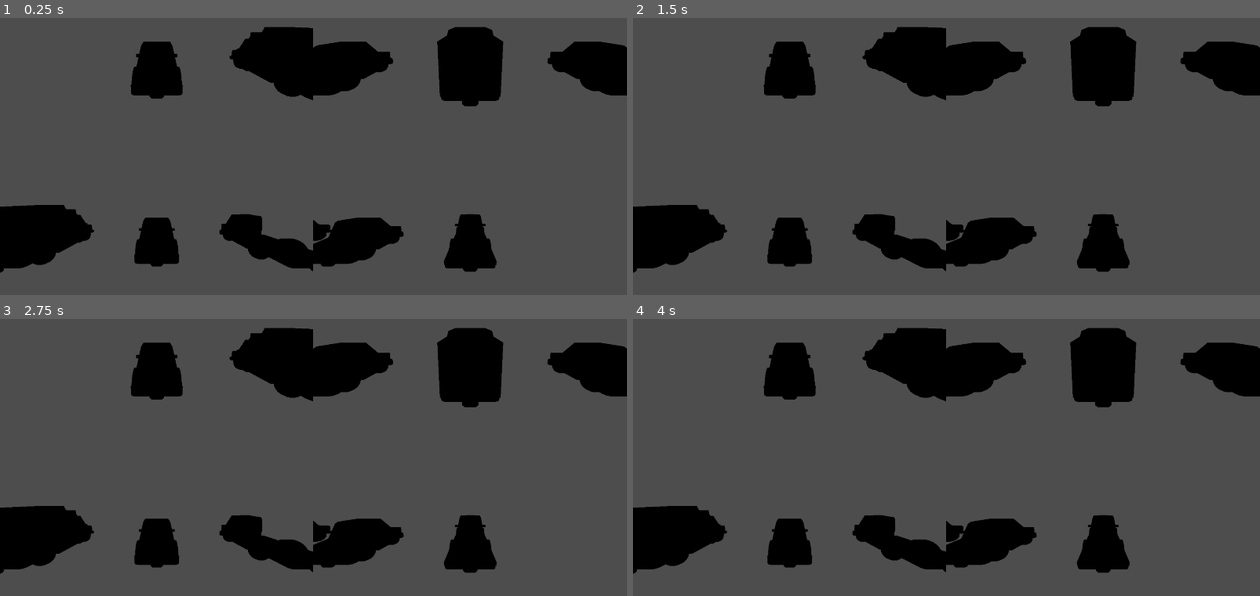
Above: before the commit, frames 1-4 (two rows, left to right).
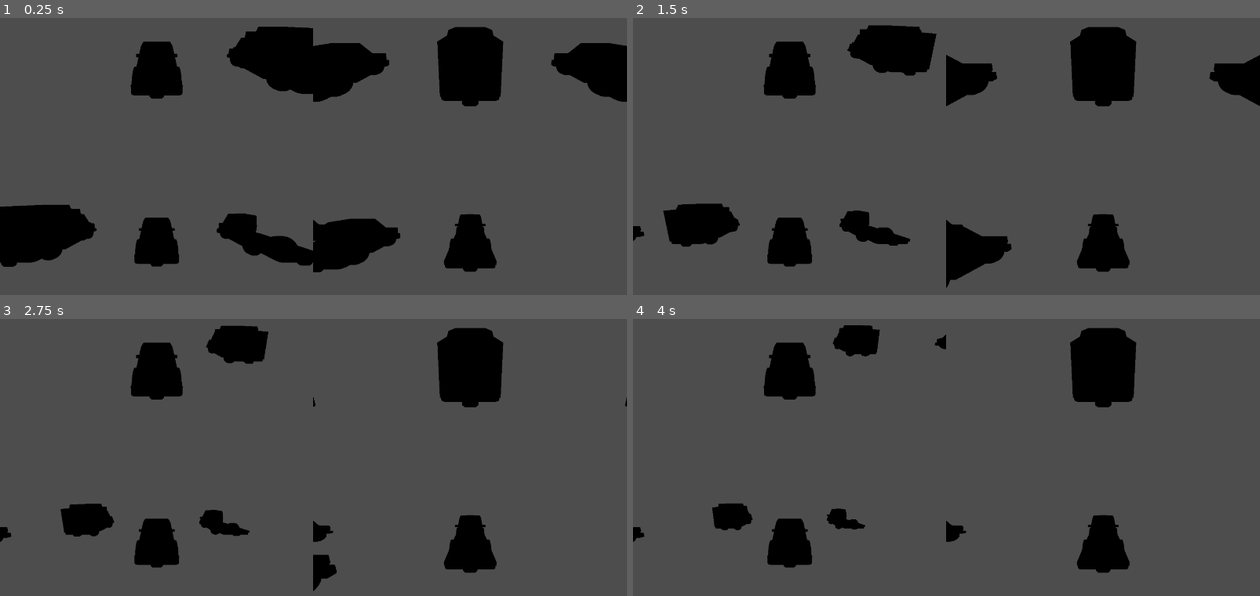
Above: after the commit, the same moments.

Repository: ethanbaedke/Race-Down-Roosevelt
Game: Godot game, scene res://race/race.tscn
The game is run twice, just before and just after one commit, with the same random seed, the same clock (stepped at 60 frames per second) and the same inputs.
Inputs:
- Up to frame 1 (0.25 s): no input
- Up to frame 2 (1.5 s): no input
- Up to frame 3 (2.75 s): no input
- Up to frame 4 (4 s): no input

The runs differ from the first frame. In frame 1, 1.6% of the frame differs, in the area x 0-100%, y 3-93%; in frame 2, 7.7%; in frame 3, 12%; in frame 4, 13%, in the area x 0-100%, y 2-93%.

Commit message:
Moving racer vehicles based on speed.

Diff:
--- a/race-down-roosevelt/autoloads/rdr_logger.gd
+++ b/race-down-roosevelt/autoloads/rdr_logger.gd
@@ -15,6 +15,13 @@
 	var prefix:String = _get_prefix(source)
 	print_rich("[color=SALMON]" + prefix + " " + contents + "[/color]")
 
+# A fatal log will crash the game.
+func fatal(source:Object, contents:String) -> void:
+
+	var prefix:String = _get_prefix(source)
+	print_rich("[color=FUCHSIA]" + prefix + " " + contents + "[/color]")
+	get_tree().quit(1)
+
 func _get_prefix(source:Object) -> String:
 
 	var script_type:String = source.get_script().get_global_name()
--- a/race-down-roosevelt/race/race.gd
+++ b/race-down-roosevelt/race/race.gd
@@ -1,4 +1,42 @@
 class_name Race extends Node3D
+
+var _racer_vehicles:Array[RacerVehicle] = []
+
+# Returns all racer vehicles in order of 1st place -> 4th place.
+func get_racer_order() -> Array[RacerVehicle]:
+
+	var _ordered_vehicles:Array[RacerVehicle] = _racer_vehicles.duplicate()
+	_ordered_vehicles.sort_custom(func(v1:RacerVehicle, v2:RacerVehicle) -> bool:
+		return v1.position.z > v2.position.z)
+	return _ordered_vehicles
+
+# Expects at least one racer vehicle to exist.
+func _move_racers(delta:float) -> void:
+
+	if (_racer_vehicles.size() == 0):
+		RdrLogger.fatal(self, _move_racers.get_method() + " expects at least one racer vehicle to exist.")
+
+	# Have each racer vehicle calculate its speed and move them accordingly.
+	for vehicle:RacerVehicle in _racer_vehicles:
+		var speed:float = vehicle.calculate_speed()
+		vehicle.position.z += speed * delta
+
+	# Move all racers and world back to keep racers centered around z=0.
+	var order:Array[RacerVehicle] = get_racer_order()
+	var to_move_back:float = order[0].position.z
+	if (order.size() > 1):
+		var z_first:float = order[0].position.z
+		var z_last:float = order[order.size() - 1].position.z
+		var diff:float = z_first - z_last
+		to_move_back = z_last + (diff * 0.5)
+	for vehicle:RacerVehicle in _racer_vehicles:
+		vehicle.position.z -= to_move_back
+
+	# Debugging
+	for vehicle:RacerVehicle in order:
+		RdrLogger.log(self, vehicle.racer.name + " z-pos: " + str(vehicle.position.z))
+
+#region Race Setup
 
 const CAMERA_CONTROLLER_POSITION:Vector3 = Vector3(0.0, 2.0, -4.0)
 const CAMERA_CONTROLLER_ROTATION:Vector3 = Vector3(deg_to_rad(-10.0), deg_to_rad(180.0), 0.0)
@@ -34,8 +72,6 @@
 @onready var _p3_cam_4p:Camera3D = $ViewportSetup4p/SplitContainer/SplitContainerBottom/P3SubViewportContainer/SubViewport/P3Cam4p
 @onready var _p4_cam_4p:Camera3D = $ViewportSetup4p/SplitContainer/SplitContainerBottom/P4SubViewportContainer/SubViewport/P4Cam4p
 
-var _racer_vehicles:Array[RacerVehicle] = []
-
 func setup_race() -> void:
 
 	RdrLogger.log(self, "Setting up race.")
@@ -59,8 +95,7 @@
 		player_vehicles.append(vehicle)
 
 	if (player_vehicles.size() == 0):
-		RdrLogger.error(self, _setup_player_viewports.get_method() + " expects at least one racer to be player controlled.")
-		get_tree().quit(1)
+		RdrLogger.fatal(self, _setup_player_viewports.get_method() + " expects at least one racer to be player controlled.")
 
 	# Enable viewport setup that corresponds to the number of players and store sub-viewports that should be used.
 	var cameras:Array[Camera3D] = []
@@ -84,8 +119,7 @@
 			cameras.append(_p3_cam_4p)
 			cameras.append(_p4_cam_4p)
 		_:
-			RdrLogger.error(self, _setup_player_viewports.get_method() + " expects 1-4 racer vehicles to exist.")
-			get_tree().quit(1)
+			RdrLogger.fatal(self, _setup_player_viewports.get_method() + " expects 1-4 racer vehicles to exist.")
 
 	# Attach cameras to all sub-viewports and associated camera controllers to all player controlled vehicles.
 	for i:int in range(player_vehicles.size()):
@@ -101,6 +135,11 @@
 func _spawn_racer_vehicles() -> void:
 
 	RdrLogger.log(self, "Spawning racer vehicles.")
+
+	if (!race_parameters.validate_parameters()):
+		RdrLogger.fatal(self, _spawn_racer_vehicles.get_method() + " expects race parameters to be valid.")
+	if (_racer_vehicle_spawn_points.size() != 4):
+		RdrLogger.fatal(self, _spawn_racer_vehicles.get_method() + " expects four vehicle spawn points to exist.")
 
 	for i:int in range(4):
 		if (race_parameters.racer_objects[i] == null):
@@ -158,7 +197,13 @@
 
 	RdrLogger.log(self, "Race parameter validation finished.")
 
+#endregion
+
 func _ready() -> void:
 
 	# NOTE: This is temporary. Should be called by whoever creates the race.
 	setup_race()
+
+func _process(delta: float) -> void:
+
+	_move_racers(delta)
--- a/race-down-roosevelt/race/race.tscn
+++ b/race-down-roosevelt/race/race.tscn
@@ -70,7 +70,7 @@
 
 [node name="SubViewport" type="SubViewport" parent="ViewportSetup2p/SplitContainer/P1SubViewportContainer" unique_id=1124966520]
 handle_input_locally = false
-size = Vector2i(1920, 540)
+size = Vector2i(2, 2)
 render_target_update_mode = 0
 
 [node name="P1Cam2p" type="Camera3D" parent="ViewportSetup2p/SplitContainer/P1SubViewportContainer/SubViewport" unique_id=1614703854]
@@ -82,7 +82,7 @@
 
 [node name="SubViewport" type="SubViewport" parent="ViewportSetup2p/SplitContainer/P2SubViewportContainer" unique_id=2138917841]
 handle_input_locally = false
-size = Vector2i(1920, 540)
+size = Vector2i(2, 2)
 render_target_update_mode = 0
 
 [node name="P2Cam2p" type="Camera3D" parent="ViewportSetup2p/SplitContainer/P2SubViewportContainer/SubViewport" unique_id=950310841]
@@ -113,7 +113,7 @@
 
 [node name="SubViewport" type="SubViewport" parent="ViewportSetup3p/SplitContainer/P1SubViewportContainer" unique_id=1933646717]
 handle_input_locally = false
-size = Vector2i(1920, 540)
+size = Vector2i(2, 2)
 render_target_update_mode = 0
 
 [node name="P1Cam3p" type="Camera3D" parent="ViewportSetup3p/SplitContainer/P1SubViewportContainer/SubViewport" unique_id=279638826]
@@ -131,7 +131,7 @@
 
 [node name="SubViewport" type="SubViewport" parent="ViewportSetup3p/SplitContainer/SplitContainer/P2SubViewportContainer" unique_id=110053399]
 handle_input_locally = false
-size = Vector2i(960, 540)
+size = Vector2i(2, 2)
 render_target_update_mode = 0
 
 [node name="P2Cam3p" type="Camera3D" parent="ViewportSetup3p/SplitContainer/SplitContainer/P2SubViewportContainer/SubViewport" unique_id=1010377993]
@@ -144,7 +144,7 @@
 
 [node name="SubViewport" type="SubViewport" parent="ViewportSetup3p/SplitContainer/SplitContainer/P3SubViewportContainer" unique_id=1461339796]
 handle_input_locally = false
-size = Vector2i(960, 540)
+size = Vector2i(2, 2)
 render_target_update_mode = 0
 
 [node name="P3Cam3p" type="Camera3D" parent="ViewportSetup3p/SplitContainer/SplitContainer/P3SubViewportContainer/SubViewport" unique_id=484191211]
@@ -183,7 +183,7 @@
 
 [node name="SubViewport" type="SubViewport" parent="ViewportSetup4p/SplitContainer/SplitContainerTop/P1SubViewportContainer" unique_id=1551899885]
 handle_input_locally = false
-size = Vector2i(960, 580)
+size = Vector2i(2, 2)
 render_target_update_mode = 0
 
 [node name="P1Cam4p" type="Camera3D" parent="ViewportSetup4p/SplitContainer/SplitContainerTop/P1SubViewportContainer/SubViewport" unique_id=1962248314]
@@ -196,7 +196,7 @@
 
 [node name="SubViewport" type="SubViewport" parent="ViewportSetup4p/SplitContainer/SplitContainerTop/P2SubViewportContainer" unique_id=326561824]
 handle_input_locally = false
-size = Vector2i(960, 580)
+size = Vector2i(2, 2)
 render_target_update_mode = 0
 
 [node name="P2Cam4p" type="Camera3D" parent="ViewportSetup4p/SplitContainer/SplitContainerTop/P2SubViewportContainer/SubViewport" unique_id=14345126]
@@ -214,7 +214,7 @@
 
 [node name="SubViewport" type="SubViewport" parent="ViewportSetup4p/SplitContainer/SplitContainerBottom/P3SubViewportContainer" unique_id=2120210250]
 handle_input_locally = false
-size = Vector2i(960, 500)
+size = Vector2i(2, 2)
 render_target_update_mode = 0
 
 [node name="P3Cam4p" type="Camera3D" parent="ViewportSetup4p/SplitContainer/SplitContainerBottom/P3SubViewportContainer/SubViewport" unique_id=1996853780]
@@ -227,7 +227,7 @@
 
 [node name="SubViewport" type="SubViewport" parent="ViewportSetup4p/SplitContainer/SplitContainerBottom/P4SubViewportContainer" unique_id=971782923]
 handle_input_locally = false
-size = Vector2i(960, 500)
+size = Vector2i(2, 2)
 render_target_update_mode = 0
 
 [node name="P4Cam4p" type="Camera3D" parent="ViewportSetup4p/SplitContainer/SplitContainerBottom/P4SubViewportContainer/SubViewport" unique_id=1975362]
--- a/race-down-roosevelt/vehicles/racer_vehicles/racer_vehicle.gd
+++ b/race-down-roosevelt/vehicles/racer_vehicles/racer_vehicle.gd
@@ -2,9 +2,18 @@
 
 # This must be set when a racer vehicle is instantiated.
 var racer:RacerObject = null
+
+var speed:float = 0
+
+func calculate_speed() -> float:
+
+	return speed
 
 func _ready() -> void:
 
 	if (racer == null):
 		RdrLogger.warn(self, "Racer object not set. Creating default instance.")
 		racer = RacerObject.new()
+
+	# NOTE: Testing only.
+	speed = randi_range(1, 4)
